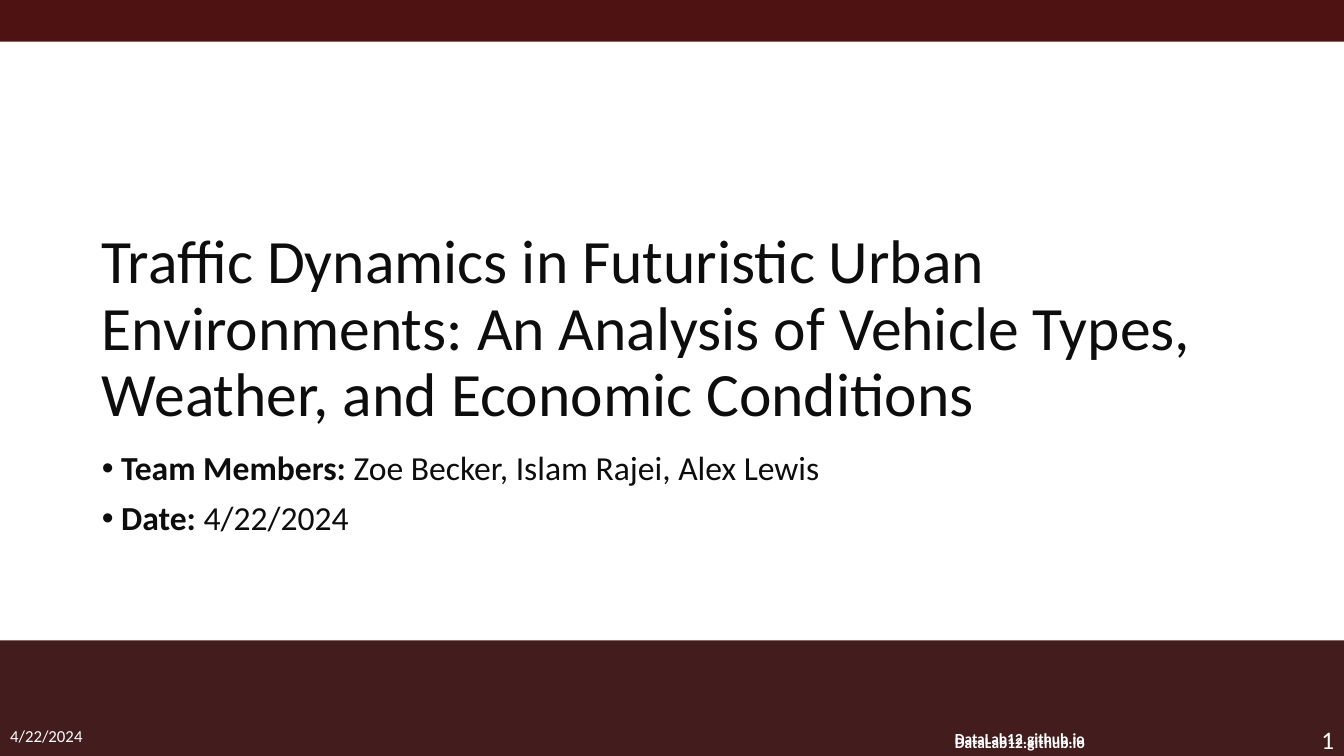
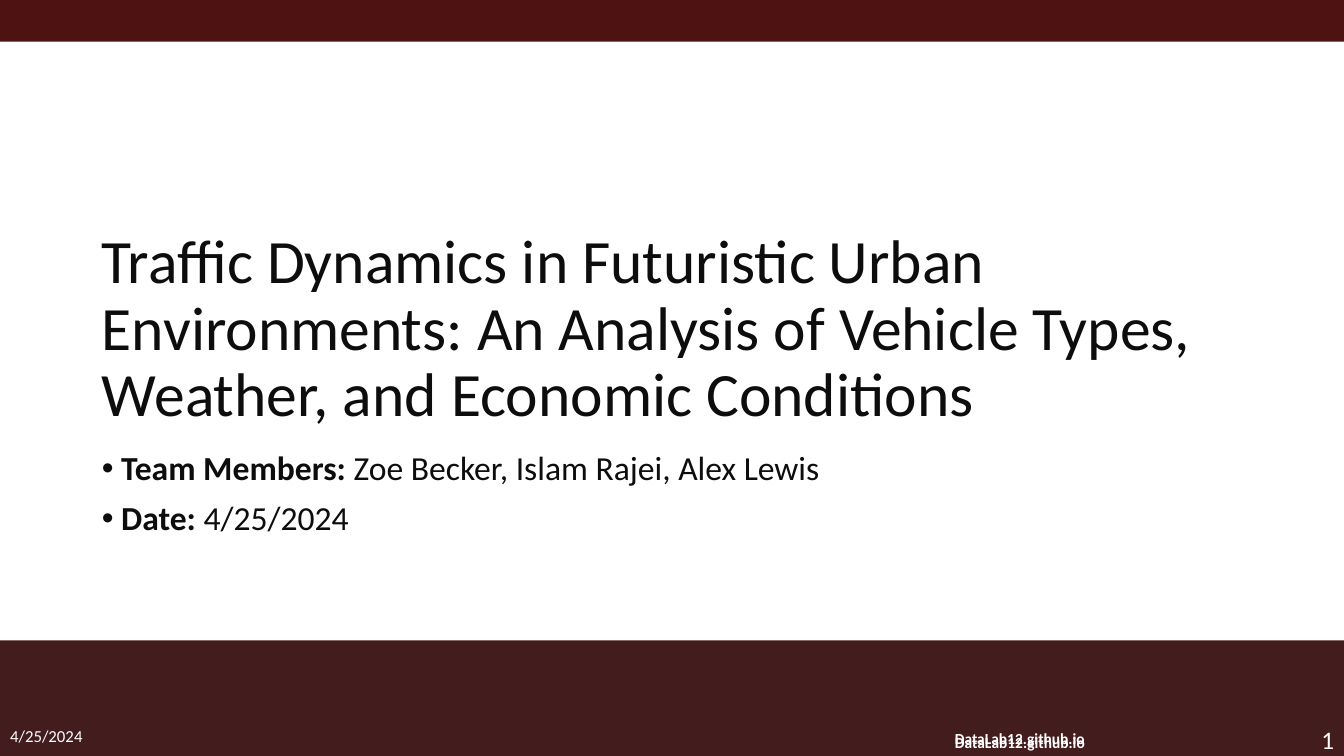
Before and after one commit to zoe-becker/ML-Traffic-Analysis, a slide deck: slide 1 of DataLabMacro.pptm. Drawn at 1344x756 pixels with LibreOffice and Linux fonts; fonts in the diff are those of the drawing; background and template pictures are left out. Boxes give left, top, right and bottom in pixels: in the first picture for what was removed or moved away, otherwise in the second. Text is boxed around its words. In the diff, an @@ line names an element or a change of style, - is before the commit and + after.

```diff
--- a/DataLabMacro.pptm
+++ b/DataLabMacro.pptm
@@ text at [121,506,349,532]: text changed @@
-• Date: 4/22/2024
+• Date: 4/25/2024
@@ text at [10,730,82,743]: text changed @@
-4/22/2024
+4/25/2024
```
Also in this commit, not shown: 5 slides added, 6 slides removed.
